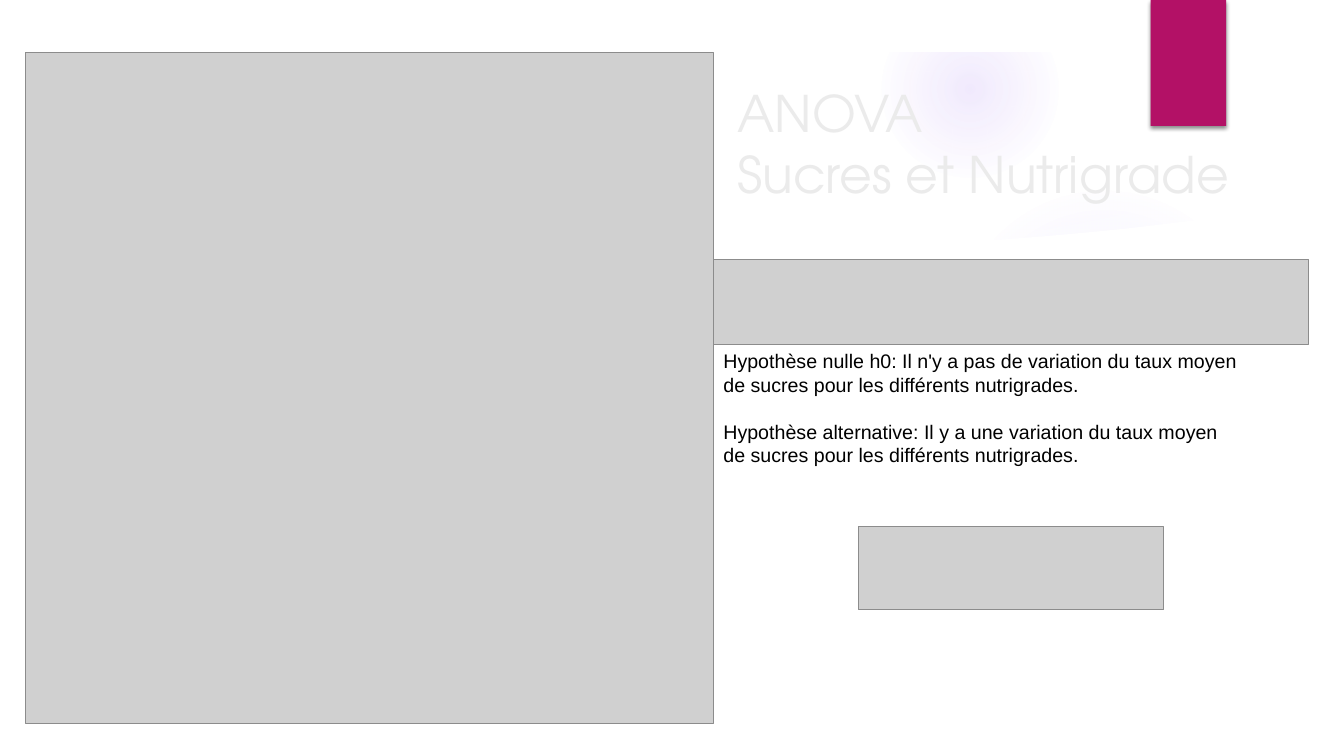
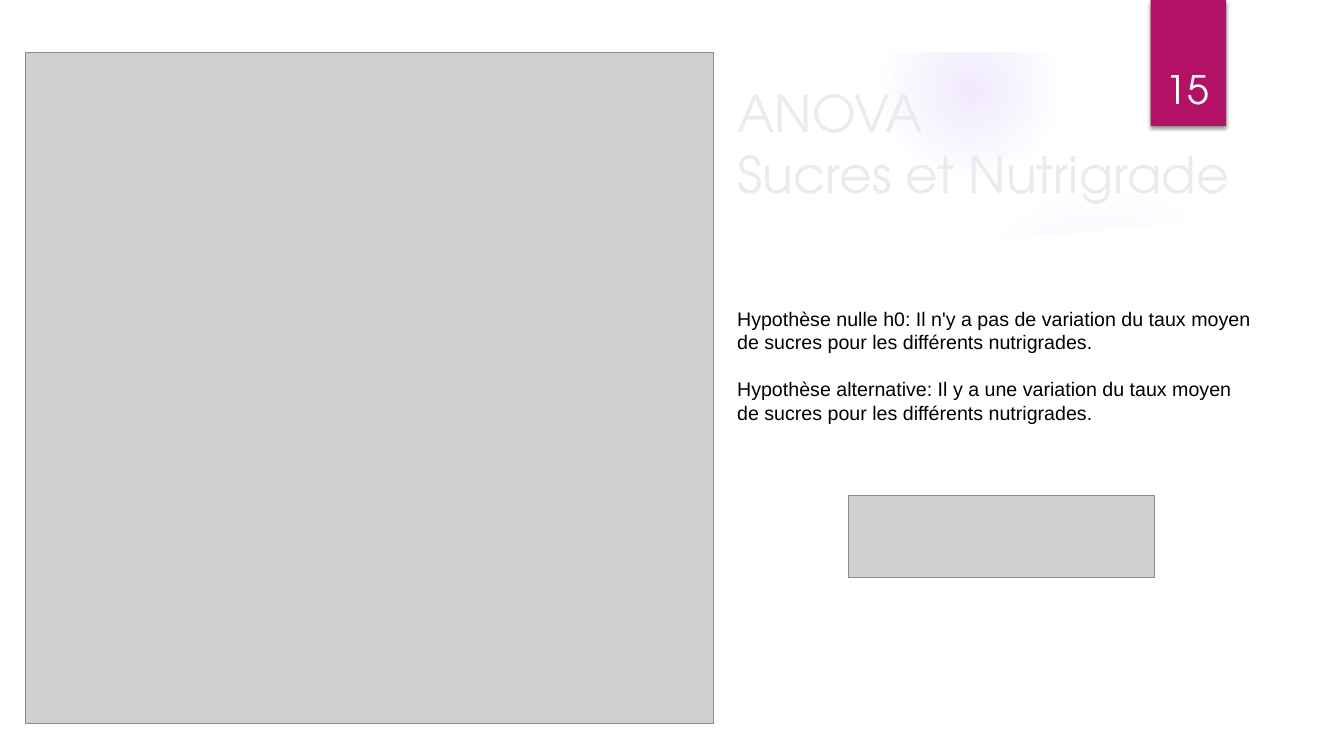
Before and after one commit to ThibaultDieudonne/OpenFoodFacts-Data-Exploration, a slide deck: slide 15 of P3_01_presentation.pptx. Drawn at 1344x756 pixels with LibreOffice and Linux fonts; fonts in the diff are those of the drawing; grey boxes stand for pictures; background and template pictures are left out. Boxes give left, top, right and bottom in pixels: in the first picture for what was removed or moved away, otherwise in the second. Text is boxed around its words. In the diff, an @@ line names an element or a change of style, - is before the commit and + after.

```diff
--- a/P3_01_presentation.pptx
+++ b/P3_01_presentation.pptx
@@ page number added at (x1=1166, y1=75, x2=1209, y2=105), 28 pt, text #FFFFFF @@
+15
@@ picture removed at (x1=714, y1=259, x2=1310, y2=344) @@
@@ text "Hypothèse nulle h0: Il n'y ..." moved from (x1=723, y1=353, x2=1237, y2=466) to (x1=737, y1=311, x2=1250, y2=424) @@
@@ picture moved from (x1=859, y1=527, x2=1165, y2=610) to (x1=849, y1=495, x2=1154, y2=578) @@
```
Also in this commit, not shown: 16 other slides changed, 5 other files.
